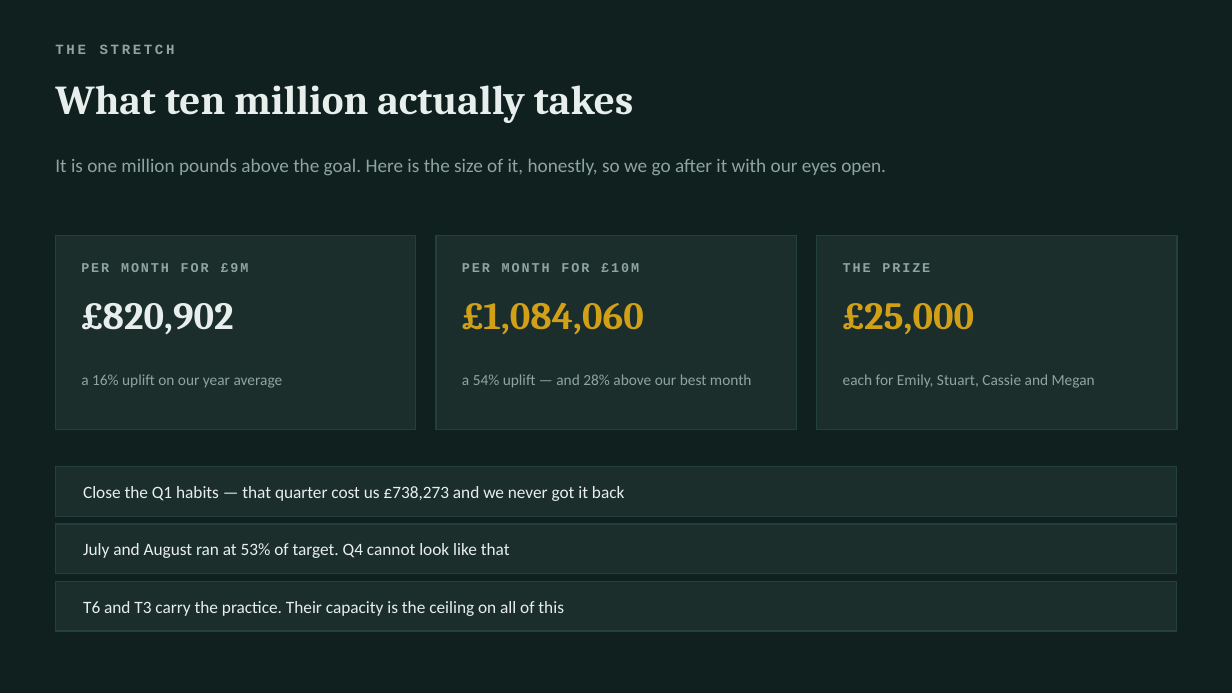
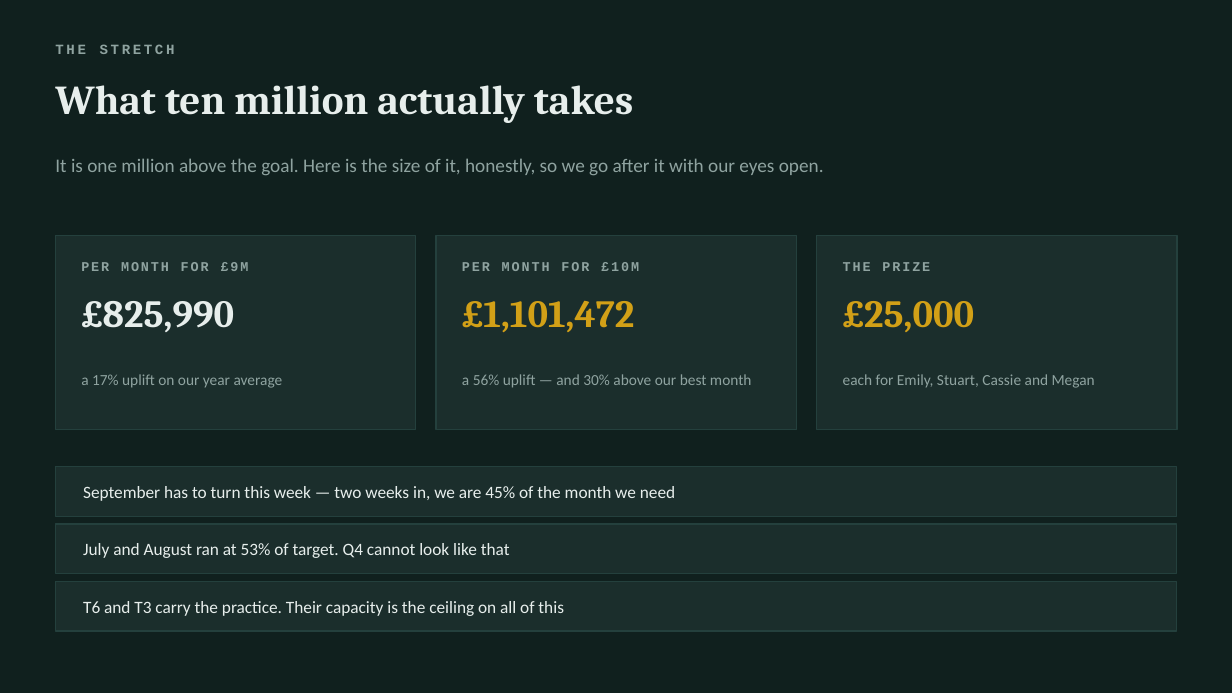
Before and after one commit to compcert-glitch/outlook-mcp, a slide deck: slide 8 of reports/ytd-road-to-9m.pptx (slide 10 before the commit). Drawn at 1232x693 pixels with LibreOffice and Linux fonts; fonts in the diff are those of the drawing. Boxes give left, top, right and bottom in pixels: in the first picture for what was removed or moved away, otherwise in the second. Text is boxed around its words. In the diff, an @@ line names an element or a change of style, - is before the commit and + after.

```diff
--- a/reports/ytd-road-to-9m.pptx
+++ b/reports/ytd-road-to-9m.pptx
@@ text at [55,158,824,175]: text changed @@
-It is one million pounds above the goal. Here is the size of it, honestly, so we go after it with our eyes open.
+It is one million above the goal. Here is the size of it, honestly, so we go after it with our eyes open.
@@ text at [81,301,234,332]: text changed @@
-£820,902
+£825,990
@@ text at [462,301,634,332]: text changed @@
-£1,084,060
+£1,101,472
@@ text at [81,374,283,388]: text changed @@
-a 16% uplift on our year average
+a 17% uplift on our year average
@@ text at [462,374,752,388]: text changed @@
-a 54% uplift — and 28% above our best month
+a 56% uplift — and 30% above our best month
@@ text at [83,486,675,501]: text changed @@
-Close the Q1 habits — that quarter cost us £738,273 and we never got it back
+September has to turn this week — two weeks in, we are 45% of the month we need
```
Also in this commit, not shown: 5 other slides changed, 1 slide added, 3 slides removed, 8 other files.
